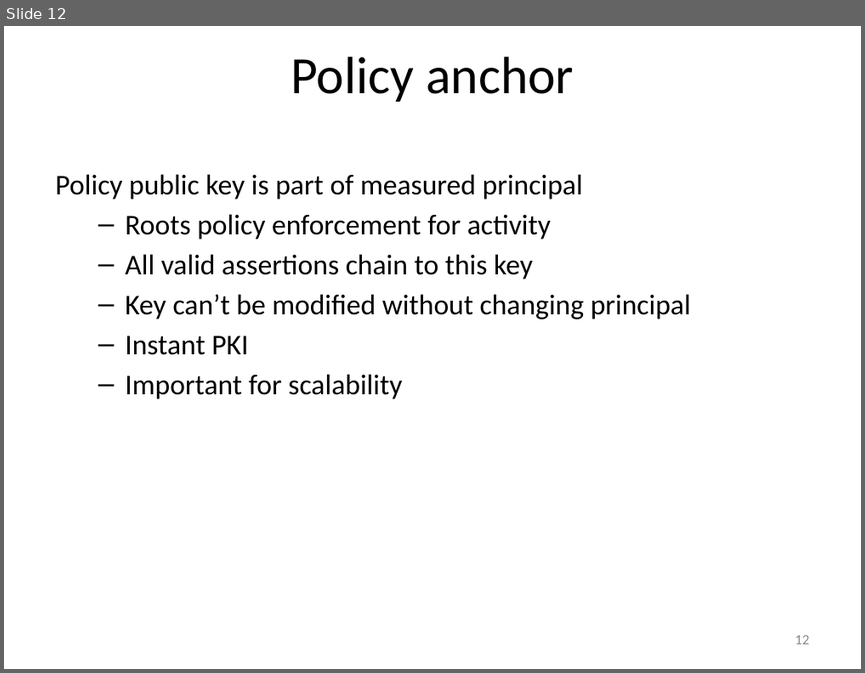
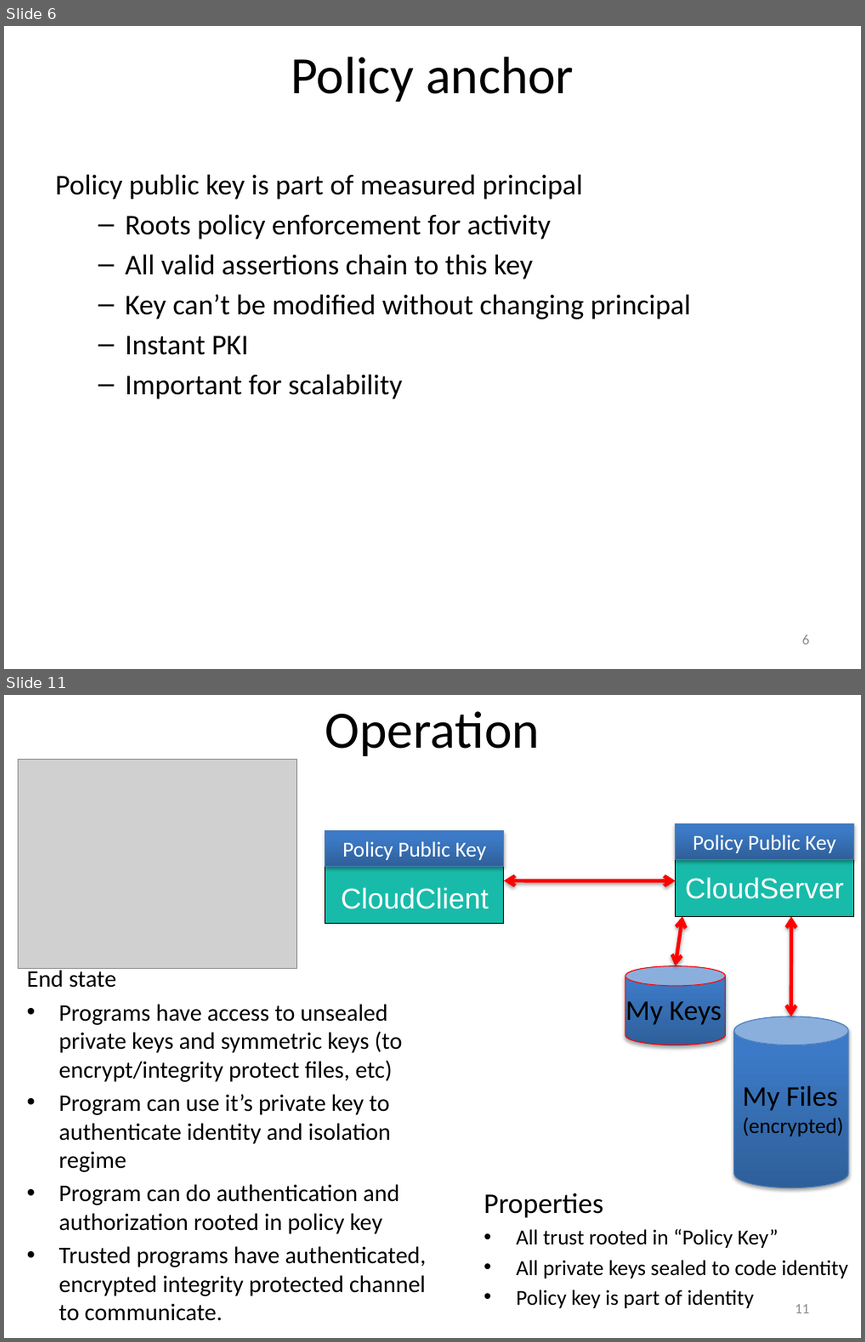
Before and after one commit to jlmucb/cloudproxy, a slide deck: Doc/Hypervisor.pptx. Shown one above the other, each under a label of ours: slide 12 before the commit, slides 6 and 11 after it; the slides between them are not shown. The pictures are 865x673 and 865x1342 pixels, drawn with LibreOffice and Linux fonts; fonts in the diff are those of the drawing; grey boxes stand for pictures. Boxes give left, top, right and bottom in pixels: in the first picture for what was removed or moved away, otherwise in the second. Text is boxed around its words. In the diff, an @@ line names an element or a change of style, - is before the commit and + after.

Commit message:
Documentation overview, documentation for kvm node control program, new slides, initial ncp

```diff
--- a/Doc/Hypervisor.pptx
+++ b/Doc/Hypervisor.pptx
@@ slide 11 added at [4, 695, 861, 1338], background #FFFFFF @@
@@ text added at [325, 711, 540, 756], 44 pt, text #000000 @@
+Operation
@@ picture added at [18, 760, 297, 969] @@
@@ rectangle added at [325, 838, 504, 924], fill #18BBA9, outline #000000 0.75 pt, 24 pt, text #FFFFFF @@
+CloudClient
@@ rectangle added at [325, 830, 504, 867], fill gradient #2F5F99 to #3D7CC7 to #3A7CCB, outline #4B7EBC 0.75 pt, 18 pt, text #FFFFFF @@
+Policy Public Key
@@ rectangle added at [675, 823, 853, 916], fill #18BBA9, outline #000000 0.75 pt, 24 pt, text #FFFFFF @@
+CloudServer
@@ rectangle added at [675, 823, 853, 860], fill gradient #2F5F99 to #3D7CC7 to #3A7CCB, outline #4B7EBC 0.75 pt, 18 pt, text #FFFFFF @@
+Policy Public Key
@@ double arrow added from (504, 881) to (675, 881), #FF0000 3 pt @@
@@ double arrow added from (682, 916) to (675, 966), #FF0000 3 pt @@
@@ double arrow added from (791, 916) to (790, 1016), #FF0000 3 pt @@
@@ text added at [27, 967, 426, 1321], 20 pt, text #000000 @@
+End state
+• Programs have access to unsealed private keys and symmetric keys (to encrypt/integrity protect files, etc)
+• Program can use it’s private key to authenticate identity and isolation regime
+• Program can do authentication and authorization rooted in policy key
+• Trusted programs have authenticated, encrypted integrity protected channel to communicate.
@@ cylinder added at [625, 966, 726, 1044], fill gradient #2F5F99 to #3D7CC7 to #3A7CCB, outline #FF0000 0.75 pt @@
@@ text added at [625, 997, 721, 1027], 24 pt, text #000000 @@
+My Keys
@@ cylinder added at [734, 1016, 848, 1188], fill gradient #2F5F99 to #3D7CC7 to #3A7CCB, outline #4B7EBC 0.75 pt @@
@@ text added at [743, 1085, 844, 1136], 18 pt, text #000000 @@
+My Files
+(encrypted)
@@ text added at [483, 1192, 848, 1308], 18 pt, text #000000 @@
+Properties
+• All trust rooted in “Policy Key”
+• All private keys sealed to code identity
+• Policy key is part of identity
@@ page number added at [794, 1304, 809, 1313], 12 pt, text #8C8C8C @@
+11
@@ what was slide 12 is now slide 6 @@
@@ page number at [802, 635, 809, 644]: text changed @@
-12
+6
```
Also in this commit, not shown: 10 slides changed, 7 other slides added, 3 slides removed, 9 other files.
